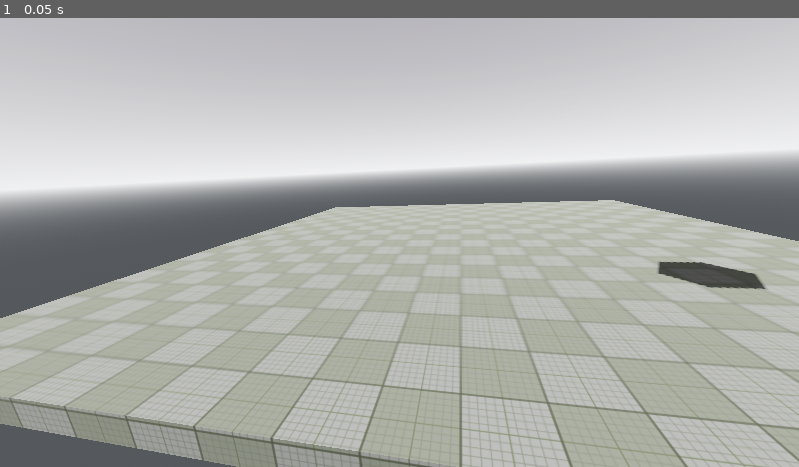
Above: before the commit, frame 1.
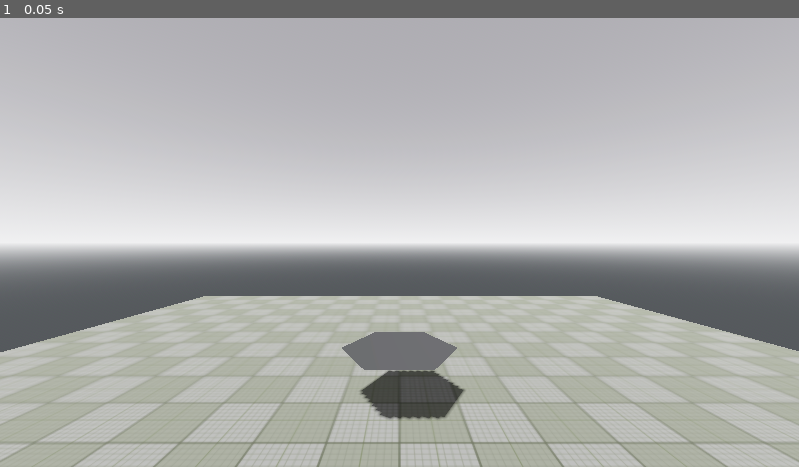
Above: after the commit, the same moment.

Repository: Suspicious-Driver26/CG-assignment-repo
Game: Godot game, scene res://main_2.tscn
Same seed, same stepped clock (60 frames per second), same inputs: the game is played once before the commit and once after it.
Inputs:
- Up to frame 1 (0.05 s): no input

The runs differ from the first frame. In frame 1, 54% of the frame differs, in the area x 0-100%, y 10-100%.

Commit message:
Zylinder p

Diff:
--- a/CG-assignmnet/main_2.tscn
+++ b/CG-assignmnet/main_2.tscn
@@ -43,9 +43,9 @@
 material = SubResource("StandardMaterial3D_acxvi")
 
 [node name="ProcGeo" type="MeshInstance3D" parent="." unique_id=1663948394]
-transform = Transform3D(1, 0, 0, 0, 1, 0, 0, 0, 1, -3.0805173, 9.0158, -8.780098)
+transform = Transform3D(1, 0, 0, 0, 1, 0, 0, 0, 1, 0, 1, 0)
 mesh = SubResource("ArrayMesh_2ha8l")
 script = ExtResource("2_acxvi")
 
 [node name="Camera3D" type="Camera3D" parent="." unique_id=998568375]
-transform = Transform3D(-0.9787888, 0, -0.20487191, -0.050804097, 0.9687652, 0.24271987, 0.19847277, 0.24797982, -0.9482165, 0, 2.8016748, -12.127941)
+transform = Transform3D(-1, 0, -8.742278e-08, 0, 1, 0, 8.742278e-08, 0, -1, 0, 2.802, -5)
Not shown, changed: CG-assignmnet/export_presets.cfg
Not shown, changed: docs/index.html
Not shown, changed: docs/index.pck
